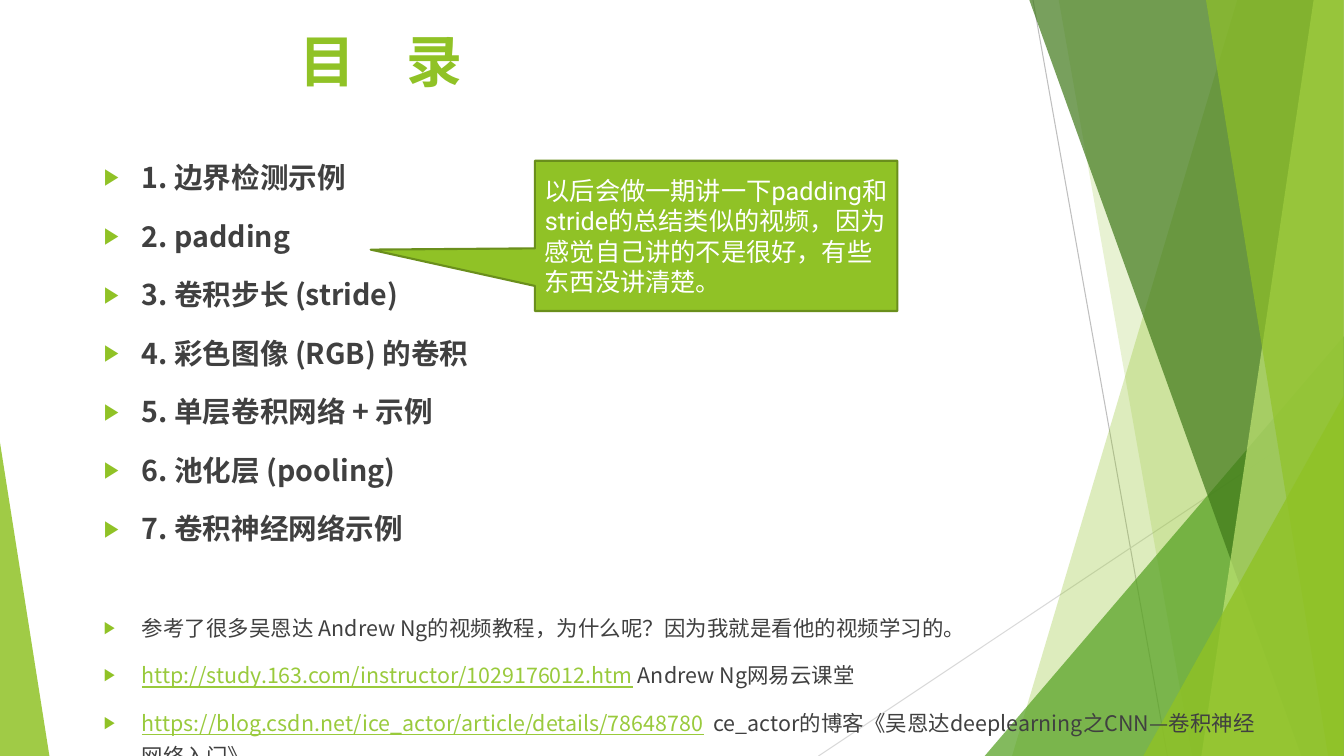
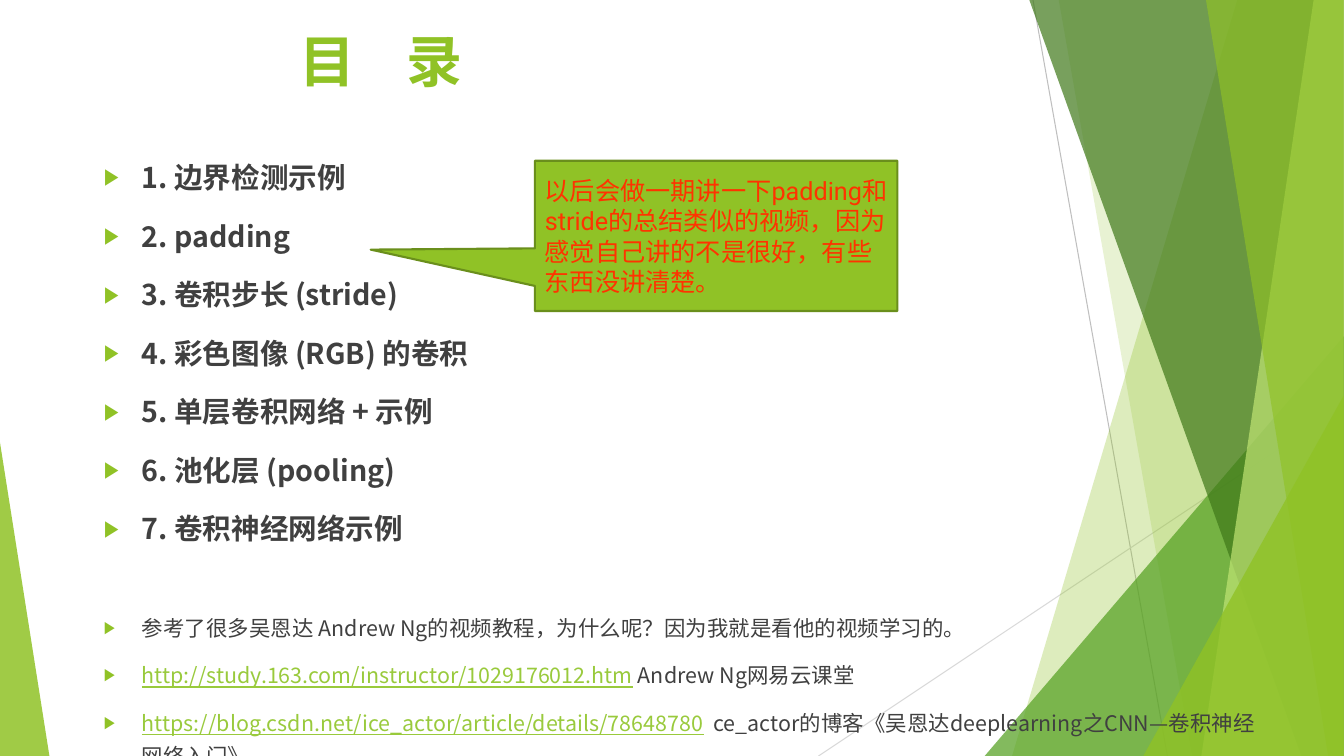
Before and after one commit to renrenyi/renrenyi.github.io, a slide deck: slide 3 of 卷积神经网络.pptx. Drawn at 1344x756 pixels with LibreOffice and Linux fonts; fonts in the diff are those of the drawing. Boxes give left, top, right and bottom in pixels: in the first picture for what was removed or moved away, otherwise in the second. Text is boxed around its words. In the diff, an @@ line names an element or a change of style, - is before the commit and + after.

```diff
--- a/卷积神经网络.pptx
+++ b/卷积神经网络.pptx
@@ speech box "以后会做一期讲一下padding和stride的总结类似的视频，因为感觉自己讲的不是很好，有些东西没讲清楚。" at bbox=[535, 160, 898, 311]: text colour #FFFFFF to #FF3300 @@
```
